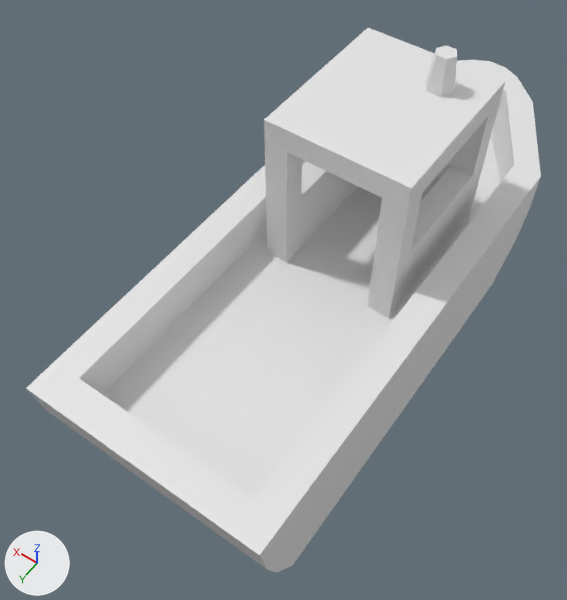
Before and after pictures for a commit that changed the Blender file Assets/Models/Boat.blend.
Both versions are drawn from a camera (50 mm lens) standing at (-0.525, 0.979, 1.414) and looking at (0.034, 0.197, 0.185). The lights are fixed; the arrows at lower left show +X, +Y and +Z.

Objects in the first picture: 'Boat'.
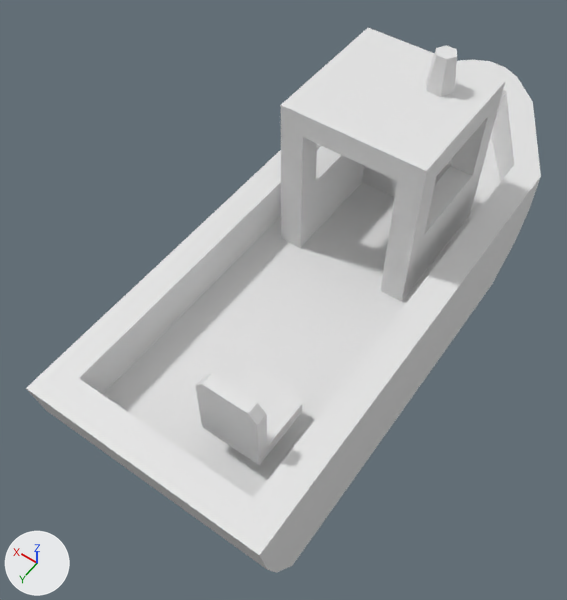
Changed parts and their boxes (x1, y1, x2, y2) in the pictures (567 x 600 px; the box of a moved part takes in the faces that stretch with it):
'Cube.001', added: after (195, 367, 302, 465)
part 1 of me_mesh_002, moved or reshaped: before (264, 39, 493, 318); after (281, 39, 493, 302)

Edits to the bpy script that builds the scene:
```text
Change me_mesh_002:
    where me_mesh_002.from_pydata(...)  # 150 vertices, 148 faces; spans x -0.25..0.25, y -0.656..0.656, z 0.005..0.585
    used by ob_boat; location = (0.0, 0.0, 0.0)
    me_mesh_002 part 1: all 32 vertices in x -0.15..0.15, y 0.044..0.094, z 0.11..0.51 are moved by (0.0, -0.051, 0.0)
Add me_cube_001:
    me_cube_001.from_pydata(...)  # 70 vertices, 68 faces; spans x -0.061..0.061, y -0.084..0.057, z 0.0..0.236
    me_cube_001.materials.append(mat_material_001)  # its picture is missing
Add ob_cube_001:
    ob_cube_001 = bpy.data.objects.new('Cube.001', me_cube_001)
    ob_cube_001.location = (-0.09, 0.467, 0.135)
```
